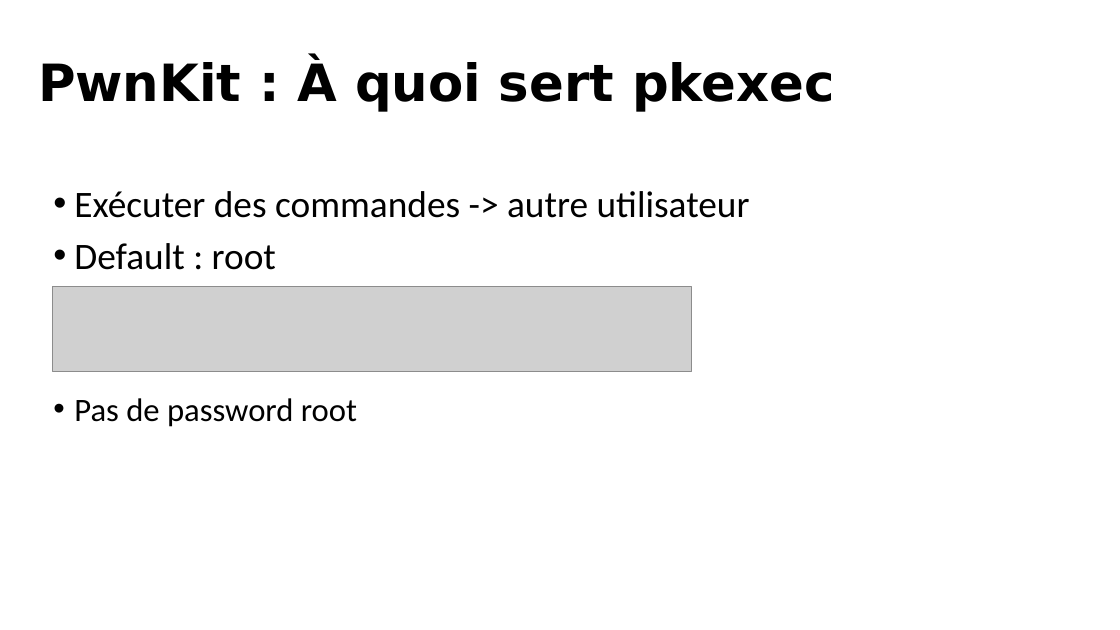
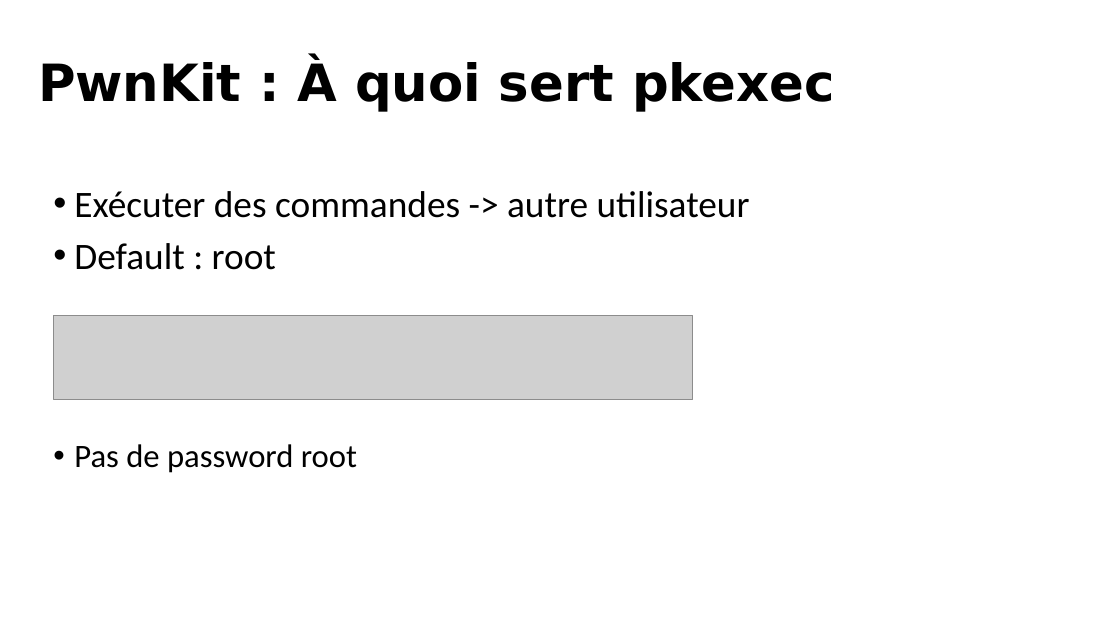
Before and after one commit to antoineghigny/SYSG5, a slide deck: slide 10 of 56359/Présentation/AntoineGhigny_ExploitatonDeFaillesDeSecurite.pptx. Drawn at 1120x630 pixels with LibreOffice and Linux fonts; fonts in the diff are those of the drawing; grey boxes stand for pictures. Boxes give left, top, right and bottom in pixels: in the first picture for what was removed or moved away, otherwise in the second. Text is boxed around its words. In the diff, an @@ line names an element or a change of style, - is before the commit and + after.

```diff
--- a/56359/Présentation/AntoineGhigny_ExploitatonDeFaillesDeSecurite.pptx
+++ b/56359/Présentation/AntoineGhigny_ExploitatonDeFaillesDeSecurite.pptx
@@ text "Exécuter des commandes -> autre ..." rewrapped from box(74, 191, 750, 427) to box(74, 191, 750, 473) @@
@@ picture: place and size @@
-picture at box(52, 287, 691, 371)
+picture at box(54, 315, 693, 400)
```
Also in this commit, not shown: 2 other slides changed.
